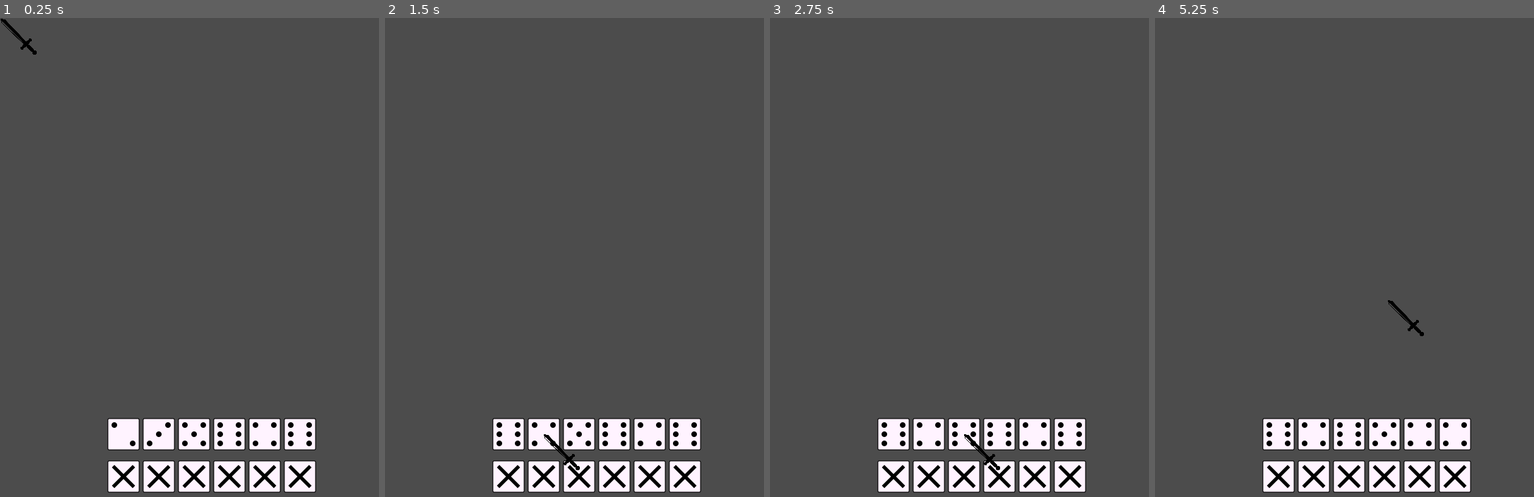
Above: before the commit, frames 1-4 (left to right).
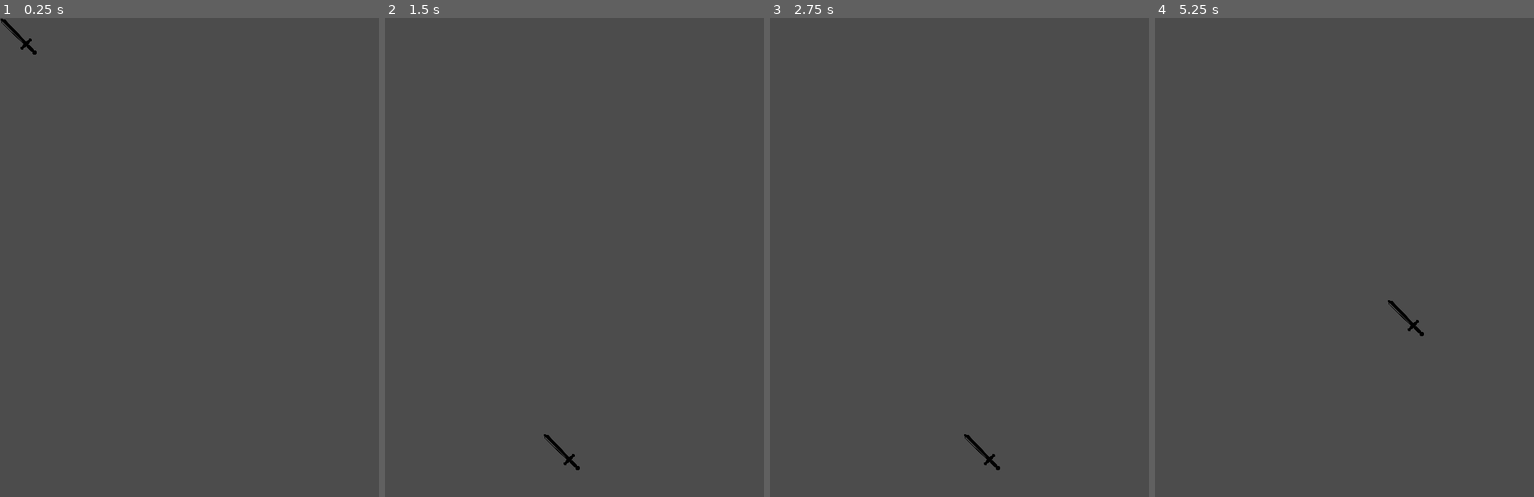
Above: after the commit, the same moments.

Repository: mraich/lantern
Game: Godot game, scene res://scenes/world.tscn
The game is run twice, just before and just after one commit, with the same random seed, the same clock (stepped at 60 frames per second) and the same inputs.
Inputs (mouse positions are in pixels of both pictures, inside the frame that each line leads up to):
- Up to frame 1 (0.25 s): no input
- Up to frame 2 (1.5 s): tap Enter at 0.5 s; move the mouse to (510, 434) at 0.52 s; hold Right mouse button (right_click) 0.53-1.28 s; click (510, 434) at 0.67 s; tap Space at 1.25 s; move the mouse to (544, 434) at 1.27 s; right-click (544, 434) at 1.35 s; click (544, 434) at 1.42 s
- Up to frame 3 (2.75 s): tap Enter at 2 s; move the mouse to (963, 434) at 2.02 s; hold Right mouse button (right_click) from 2.03 s (still down); click (963, 434) at 2.17 s
- Up to frame 4 (5.25 s): tap Space at 2.75, 4.25 s; move the mouse to (1386, 434) at 2.77 s; release Right mouse button (right_click) at 2.78 s; right-click (1386, 434) at 2.85 s; click (1386, 434) at 2.92 s; tap Enter at 3.5 s; move the mouse to (1420, 434) at 3.52 s; hold Right mouse button (right_click) 3.53-4.28 s; click (1420, 434) at 3.67 s; move the mouse to (1454, 434) at 4.27 s; right-click (1454, 434) at 4.35 s; click (1454, 434) at 4.42 s; move the mouse to (1386, 300) at 5.02 s; hold Right mouse button (right_click) from 5.03 s (still down); click (1386, 300) at 5.17 s

The runs differ from the first frame. In frame 1, 6.9% of the frame differs, in the area x 28-84%, y 83-100%; in frame 2, 6.8%; in frame 3, 6.8%; in frame 4, 6.9%.

Commit message:
DiceContainer, PlayableContainer, PuzzleContainer:: Elég csak akkor megadni a kockák számát, ha már tudjuk a pontos elrendezésüket is.

Diff:
--- a/scripts/container/dice_container.gd
+++ b/scripts/container/dice_container.gd
@@ -11,10 +11,8 @@
 func _ready():
 	pass
 
-func init(dice_class, dice_count):
+func init(dice_class):
 	_dice_class = dice_class
-
-	_ensure_dice_count(dice_count)
 	pass
 
 # Setting arrangement.
--- a/scripts/container/playable_container.gd
+++ b/scripts/container/playable_container.gd
@@ -5,5 +5,5 @@
 var playable_class = preload("res://scenes/dice/dice_playable.tscn")
 
 func _ready():
-	init(playable_class, 6)
+	init(playable_class)
 	pass
--- a/scripts/container/puzzle_container.gd
+++ b/scripts/container/puzzle_container.gd
@@ -5,5 +5,5 @@
 var puzzle_class = preload("res://scenes/dice/puzzle.tscn")
 
 func _ready():
-	init(puzzle_class, 6)
+	init(puzzle_class)
 	pass
